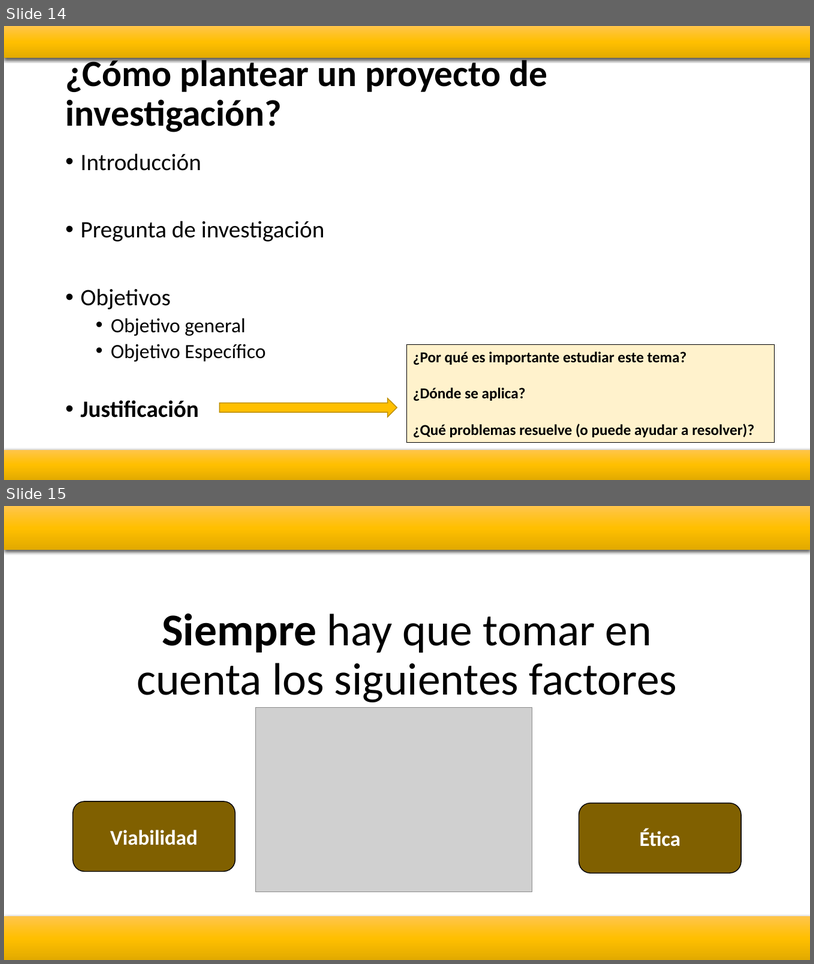
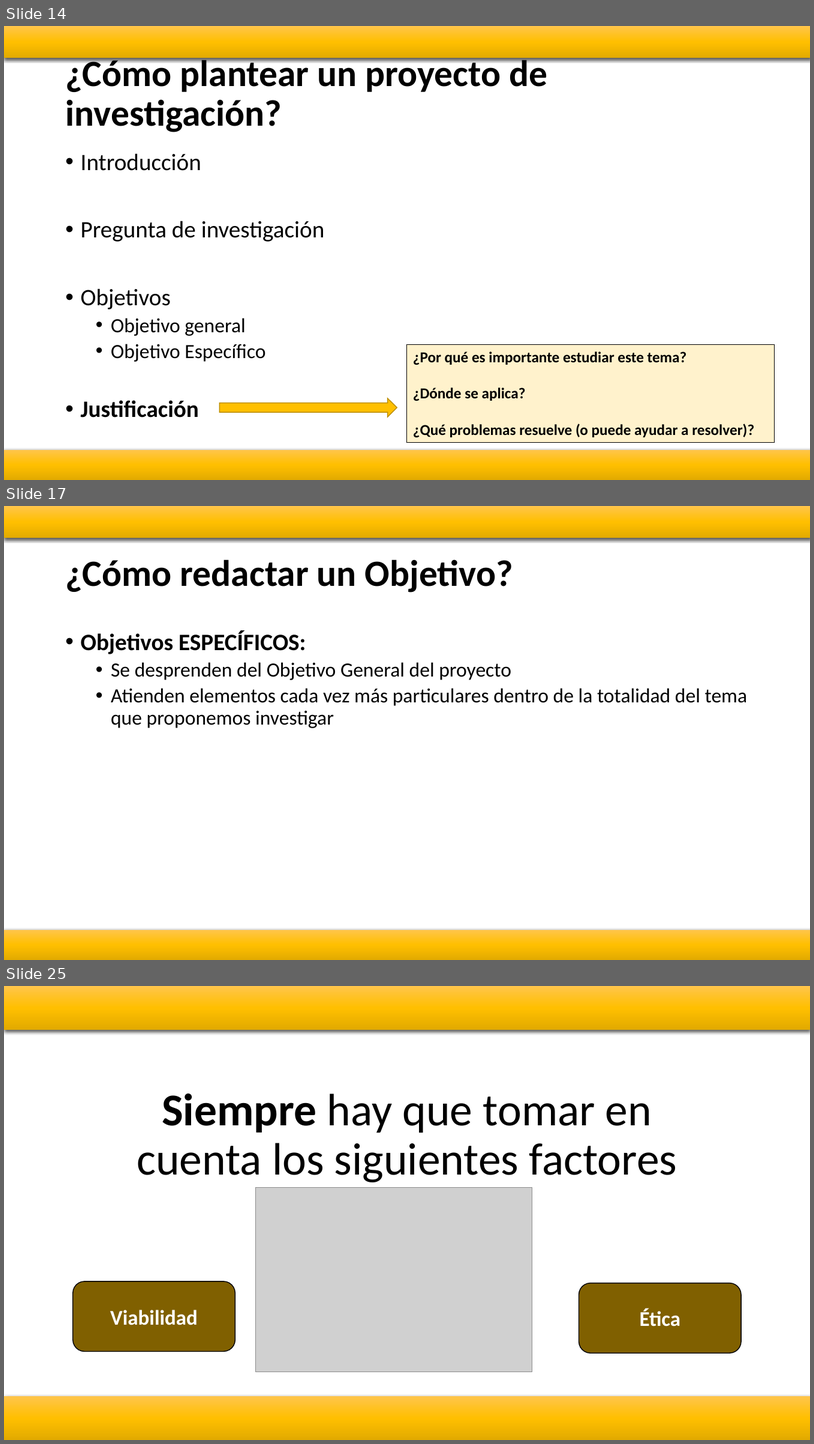
Before and after one commit to Adrifelcha/afchavez-019, a slide deck: JeanPiaget/2019-2020/Presentaciones/2_Un2_VI_Planteamiento.pptx. Shown one above the other, each under a label of ours: slides 14 and 15 before the commit, slides 14, 17 and 25 after it; the slides between them are not shown. The pictures are 814x964 and 814x1444 pixels, drawn with LibreOffice and Linux fonts; fonts in the diff are those of the drawing; grey boxes stand for pictures. Boxes give left, top, right and bottom in pixels: in the first picture for what was removed or moved away, otherwise in the second. Text is boxed around its words. In the diff, an @@ line names an element or a change of style, - is before the commit and + after.

```diff
--- a/JeanPiaget/2019-2020/Presentaciones/2_Un2_VI_Planteamiento.pptx
+++ b/JeanPiaget/2019-2020/Presentaciones/2_Un2_VI_Planteamiento.pptx
@@ slide 17 added at (4, 506, 810, 960), background #FFFFFF @@
@@ rectangle added at (4, 506, 810, 538), fill gradient #FFC64B to #FFC000 to #E3AB00 @@
@@ title added at (65, 559, 513, 592), 44 pt, text #000000, bold @@
+¿Cómo redactar un Objetivo?
@@ text added at (81, 630, 748, 728), 24 pt, text #000000 @@
+• Objetivos ESPECÍFICOS:
+  • Se desprenden del Objetivo General del proyecto
+  • Atienden elementos cada vez más particulares dentro de la totalidad del tema que proponemos investigar
@@ rectangle added at (4, 930, 810, 960), fill gradient #FFC64B to #FFC000 to #E3AB00 @@
@@ what was slide 15 is now slide 25 @@
```
Also in this commit, not shown: 9 other slides added, 5 other files.
